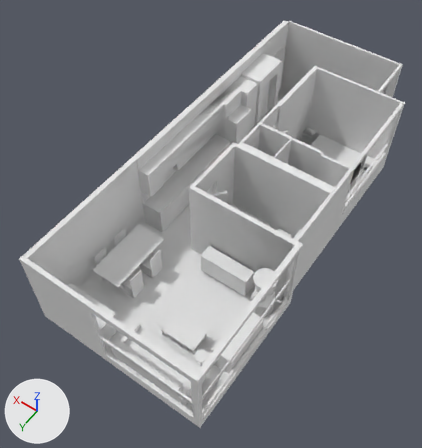
The OBJ model Assets/Meshes/Apartment/mapping apartment.obj as it was, and as the next commit left it.
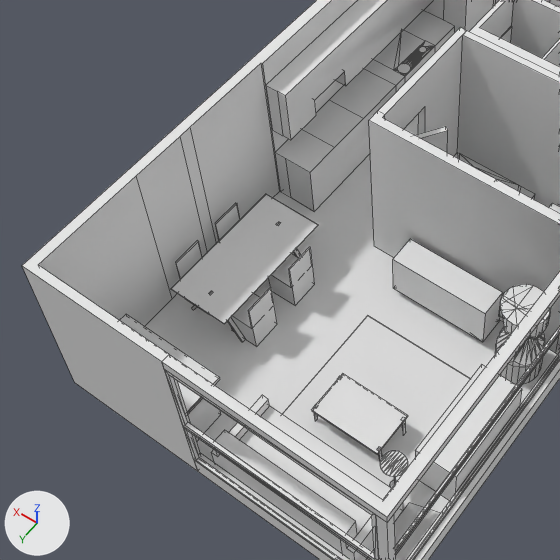
Old and new are each drawn whole from a camera (50 mm lens) standing at (-5.4, 14.43, 13.73) and looking at (0.54, 6.11, 0.66) and again close up on the part from 2% to 67% of the width and 29% to 90% of the height. Arrows for +X, +Y and +Z are at lower left; the lights stay in place. The close-ups show mesh edges as thin lines. Where no turn or scale is listed for an object, it has been applied to the vertices. Vertices at the same position are counted once.

The scene before the commit, as lines of its bpy script (objects in view):
```python
me_mapping_apartment = bpy.data.meshes.new('mapping apartment')
me_mapping_apartment.from_pydata(...)  # 1735 vertices, 1780 faces; spans x -2.47..2.62, y -1.02..10.77, z -0.19..2.67
me_mapping_apartment.materials.append(mat_frontcolor)  # white #e7e7e7
# before: 1234 (2.12, 5.55, 1.38) at pixel (345, 86), 1235 (2.45, 5.55, 1.38), 1242 (2.12, 5.55, 1.69) at pixel (344, 71), 1272 (2.45, 5.55, 1.69)
ob_mapping_apartment = bpy.data.objects.new('mapping apartment', me_mapping_apartment)
ob_mapping_apartment.location = (0.0, 0.0, 0.0)
```
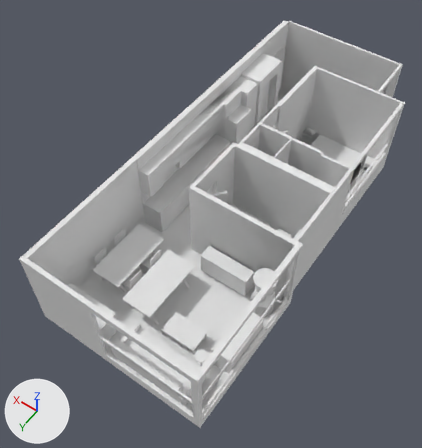
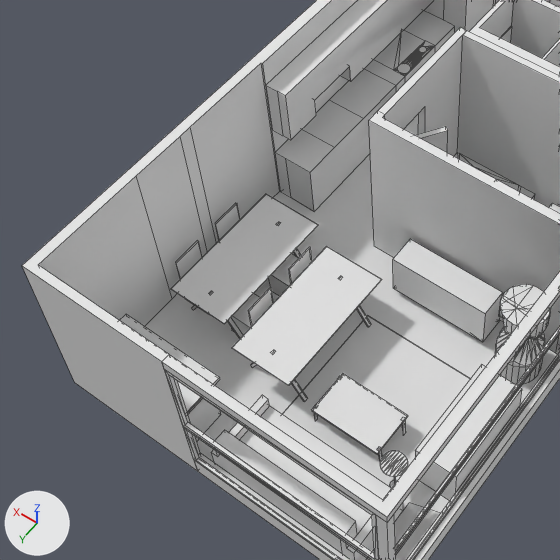
What differs and where, as boxes [x1, y1, x2, y2] in the close-ups (560 x 560 px; the box of a moved part takes in the faces that stretch with it):
part 1 of me_mapping_apartment, added
    after: [232, 246, 382, 386]
part 2 of me_mapping_apartment, added
    after: [357, 305, 371, 327]
part 3 of me_mapping_apartment, added
    after: [250, 363, 307, 401]
part 4 of me_mapping_apartment, moved or reshaped
    both: [285, 0, 434, 140]

Diff of the bpy script that builds the scene:
```diff
--- a/Assets/Meshes/Apartment/mapping apartment.obj.py
+++ b/Assets/Meshes/Apartment/mapping apartment.obj.py
@@ me_mapping_apartment @@
 me_mapping_apartment.from_pydata(...)  # 1735 vertices, 1780 faces; spans x -2.47..2.62, y -1.02..10.77, z -0.19..2.67
 # used by ob_mapping_apartment; location = (0.0, 0.0, 0.0)
 # verts and faces of me_mapping_apartment; kept vertices keep their numbers, new ones are numbered from 1735
+# me_mapping_apartment part 1: a new loose piece, a box spanning x 0.017..0.932, y 7.56..9.478, z 0.75..0.762, in mat_frontcolor (white #e7e7e7)
+# me_mapping_apartment part 2: the loose piece of 16 vertices spanning x 1.24..2.15, y 7.61..7.67, z -0.02..0.75 is copied, and the copy is moved by (-1.22, 0.21, 0.0); it spans x 0.02..0.93, y 7.82..7.88, z -0.02..0.75
+# me_mapping_apartment part 3: the loose piece of 16 vertices spanning x 1.24..2.15, y 8.98..9.04, z -0.02..0.75 is copied, and the copy is moved by (-1.22, 0.21, 0.0); it spans x 0.02..0.93, y 9.19..9.25, z -0.02..0.75
+# me_mapping_apartment part 4
+for i in [1234, 1235, 1242, 1272]: verts[i] += (0.0, -0.11, 0.0)
 me_mapping_apartment.materials.append(mat_frontcolor)
```
